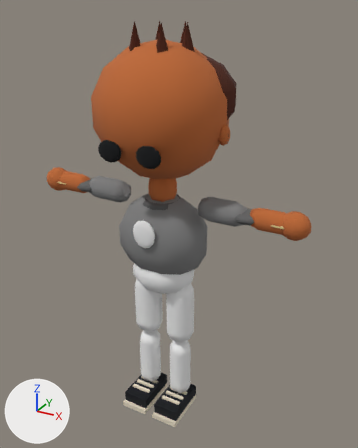
The glTF model public/v2/models/kid_gizmo.glb, before and after one commit.
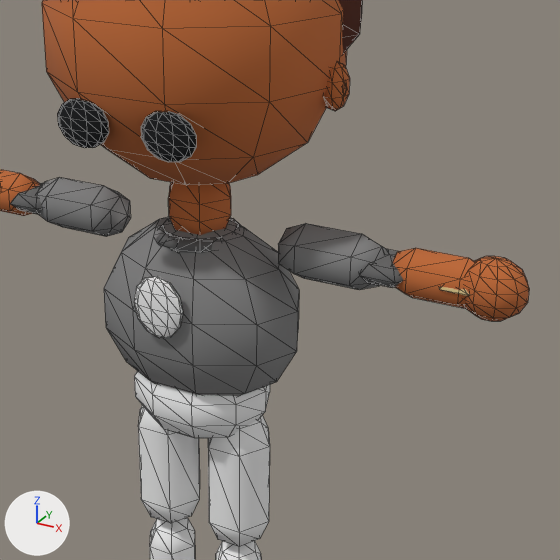
Each version is shown whole from a camera (50 mm lens) standing at (2.41, -4.04, 4.26) and looking at (0.09, 0.17, 2.16), then close up on the part from 20% to 91% of the width and 21% to 78% of the height. The axes (+X, +Y, +Z) are drawn at lower left. The lights are the same throughout. The older version's two pictures come first. The close-ups show mesh edges as thin lines. Objects named as collision shapes, trigger or cutter boxes, shadow casters or lower levels of detail are left out. Vertices at exactly the same position are counted once.

The older version as bpy lines, for what is in view:
```python
me_kid_gizmo_lod0 = bpy.data.meshes.new('kid_gizmo_LOD0')
me_kid_gizmo_lod0.from_pydata(...)  # 1364 vertices, 2208 faces; spans x -1.51..1.51, y -0.6..0.72, z -0.06..4.14
# faces by material slot: [702, 906, 168, 432]
me_kid_gizmo_lod0.materials.append(mat_m_body)
me_kid_gizmo_lod0.materials.append(mat_m_uniform)
me_kid_gizmo_lod0.materials.append(mat_m_hair)
me_kid_gizmo_lod0.materials.append(mat_m_accessory)
ob_kid_gizmo_lod0 = bpy.data.objects.new('kid_gizmo_LOD0', me_kid_gizmo_lod0)
ob_kid_gizmo_lod0.location = (0.0, 0.0, 0.0)
```
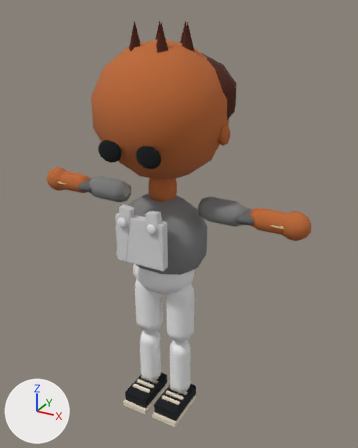
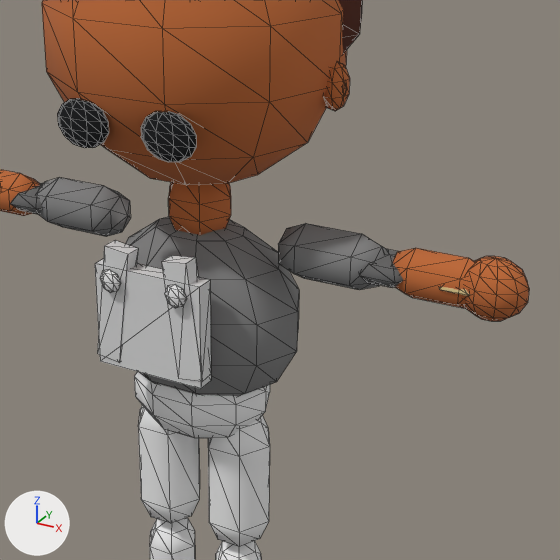
Edits to the scene script, one JSON object a line:
```json
{"block": "me_kid_gizmo_lod0", "where": "# used by ob_kid_gizmo_lod0; location = (0.0, 0.0, 0.0)"}
{"op": "remove", "block": "me_kid_gizmo_lod0", "code": "me_kid_gizmo_lod0.from_pydata(...)  # 1364 vertices, 2208 faces; spans x -1.51..1.51, y -0.6..0.72, z -0.06..4.14"}
{"op": "add", "block": "me_kid_gizmo_lod0", "code": "me_kid_gizmo_lod0.from_pydata(...)  # 1271 vertices, 2034 faces; spans x -1.51..1.51, y -0.6..0.72, z -0.06..4.14"}
{"block": "me_kid_gizmo_lod0", "change": "me_kid_gizmo_lod0 part 1: a new loose piece, a box spanning x -0.264..0.264, y -0.459..-0.369, z 1.941..2.421, in mat_m_uniform"}
{"block": "me_kid_gizmo_lod0", "change": "me_kid_gizmo_lod0 part 2: a new loose piece, a UV sphere (6 segments, 4 rings, poles along z) spanning x -0.22..-0.11, y -0.506..-0.473, z 2.316..2.426, in mat_m_uniform"}
{"block": "me_kid_gizmo_lod0", "change": "me_kid_gizmo_lod0 part 3: a new loose piece, a UV sphere (6 segments, 4 rings, poles along z) spanning x 0.11..0.22, y -0.506..-0.473, z 2.316..2.426, in mat_m_uniform"}
{"block": "me_kid_gizmo_lod0", "change": "me_kid_gizmo_lod0 part 4: the loose piece of 53 vertices spanning x -0.22..0.22, y -0.22..0.22, z 2.41..2.5 is deleted"}
{"block": "me_kid_gizmo_lod0", "change": "me_kid_gizmo_lod0 part 5: the loose piece of 51 vertices spanning x -0.13..0.12, y -0.4..-0.34, z 2.08..2.38 is deleted"}
{"block": "me_kid_gizmo_lod0", "change": "me_kid_gizmo_lod0 part 6"}
{"block": "me_kid_gizmo_lod0", "change": "8 vertices are added at x -0.27..0.27, y -0.46, z 1.97..2.52"}
{"block": "me_kid_gizmo_lod0", "change": "8 new vertices lie (0.0, 0.08, 0.0) away from vertices in x -0.27..0.27, y -0.46, z 1.97..2.52"}
{"block": "me_kid_gizmo_lod0", "change": "24 new faces join them, mat_m_uniform"}
{"block": "me_kid_gizmo_lod0", "change": "other edits to the shape of me_kid_gizmo_lod0 do not show in these pictures"}
```

Where the change shows, as pixel boxes [x1, y1, x2, y2] in the close-ups (560 x 560 px):
```json
{"part": 1, "of": "me_kid_gizmo_lod0", "change": "added", "after": [95, 259, 211, 389]}
{"part": 2, "of": "me_kid_gizmo_lod0", "change": "added", "after": [100, 269, 121, 292]}
{"part": 3, "of": "me_kid_gizmo_lod0", "change": "added", "after": [164, 284, 187, 308]}
{"part": 4, "of": "me_kid_gizmo_lod0", "change": "deleted", "before": [155, 217, 240, 253]}
{"part": 5, "of": "me_kid_gizmo_lod0", "change": "deleted", "before": [134, 276, 183, 338]}
{"part": 6, "of": "me_kid_gizmo_lod0", "change": "added", "after": [97, 240, 211, 382]}
```
